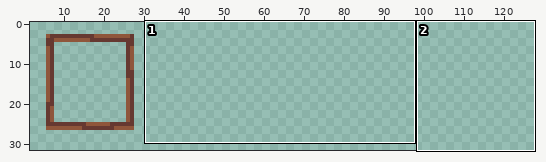
Edited in one commit: sprite sheet (menu/img/Menu Border.png). Above, an overview of the earlier version with the close-up marked.
Close-up. The starting point:
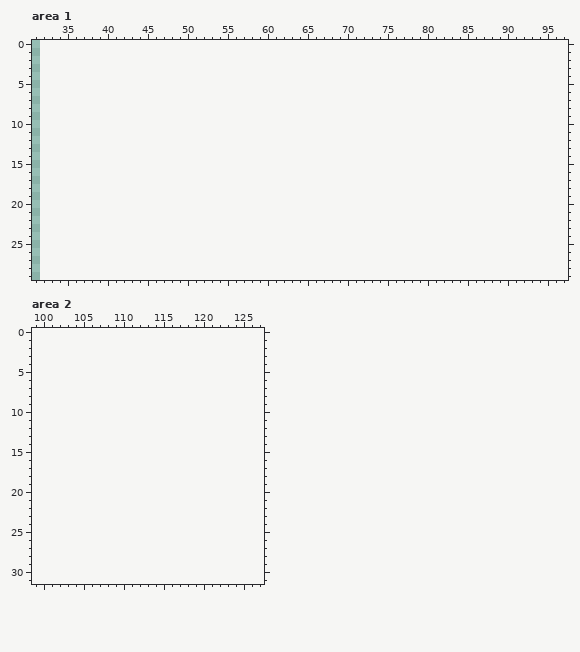
The file is 32x32 pixels. Shown: area 1: x 31..97, y 0..29; area 2: x 99..127, y 0..31. The old version is drawn lined up with the new one, on the new canvas. The wide view leaves out empty margins.
Palette (. is transparent): 
Once edited:
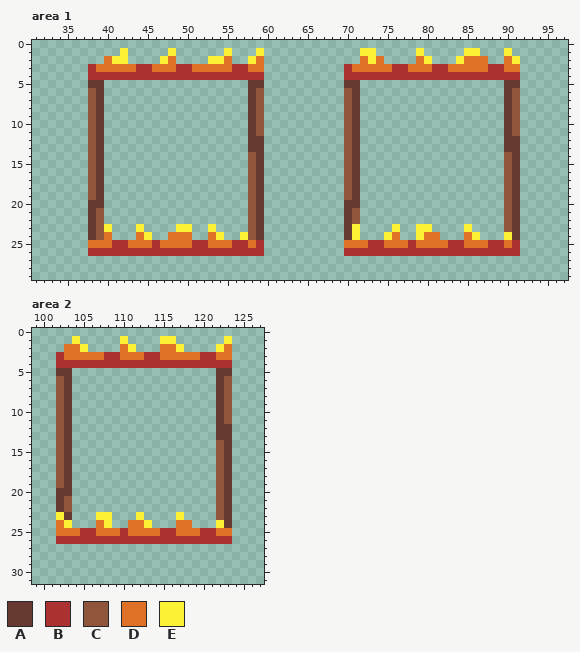
Colours new in this view: A #663931  B #ac3232  C #8f563b  D #df7126  E #fbf236
Log entry: adding animated menu sprites & circle menu
From old to new:
canvas 32x32 -> 128x32
Changed rows in their new state; - is an unchanged pixel.
Area 1:
first column x 38:
 1 ----E-----E------E---E------------EE-----E-----EE---E-
 2 --DEE----ED----EED--ED------------DED----DE---EDDD--DE
 3 BDDDDDBBDDDBBDDDDDBBDD----------BDDDDDBBDDDBBDDDDDBBDD
 4 BBBBBBBBBBBBBBBBBBBBBB----------BBBBBBBBBBBBBBBBBBBBBB
 5 AA------------------AA----------AA------------------AA
 6 CA------------------AC----------CA------------------AC
 7 CA------------------AC----------CA------------------AC
 8 CA------------------AC----------CA------------------AC
 9 CA------------------AC----------CA------------------AC
10 CA------------------AC----------CA------------------AC
11 CA------------------AC----------CA------------------AC
12 CA------------------AA----------CA------------------AA
13 CA------------------AA----------CA------------------AA
14 CA------------------CA----------CA------------------CA
15 CA------------------CA----------CA------------------CA
16 CA------------------CA----------CA------------------CA
17 CA------------------CA----------CA------------------CA
18 CA------------------CA----------CA------------------CA
19 CA------------------CA----------CA------------------CA
20 AA------------------CA----------AA------------------CA
21 AC------------------CA----------AC------------------CA
22 AC------------------CA----------AC------------------CA
23 ACE---E----EE--E----CA----------AE----E--EE----E----CA
24 ACD---DE--DDD--DE--ECA----------AE---ED--EDD---DE---EA
25 DDDBBDDDBDDDDBBDDDBBDB----------DDDBBDDDBDDDDBBDDDBBDB
26 BBBBBBBBBBBBBBBBBBBBBB----------BBBBBBBBBBBBBBBBBBBBBB
Area 2:
first column x 102:
 1 --E-----E----EE------E
 2 -DDE----DE---DDE----ED
 3 BDDDDDBBDDDBBDDDDDBBDD
 4 BBBBBBBBBBBBBBBBBBBBBB
 5 AA------------------AA
 6 CA------------------AC
 7 CA------------------AC
 8 CA------------------AC
 9 CA------------------AC
10 CA------------------AC
11 CA------------------AC
12 CA------------------AA
13 CA------------------AA
14 CA------------------CA
15 CA------------------CA
16 CA------------------CA
17 CA------------------CA
18 CA------------------CA
19 CA------------------CA
20 AA------------------CA
21 AC------------------CA
22 AC------------------CA
23 EA---EE---E----E----CA
24 DE---DE--DDE---DD---EA
25 DDDBBDDDBDDDDBBDDDBBDD
26 BBBBBBBBBBBBBBBBBBBBBB
Boxes around the changes in both close-ups, in picture pixels (x1, y1, x2, y2):
added: (88, 48, 264, 256)
added: (344, 48, 520, 256)
added: (56, 336, 232, 544)
